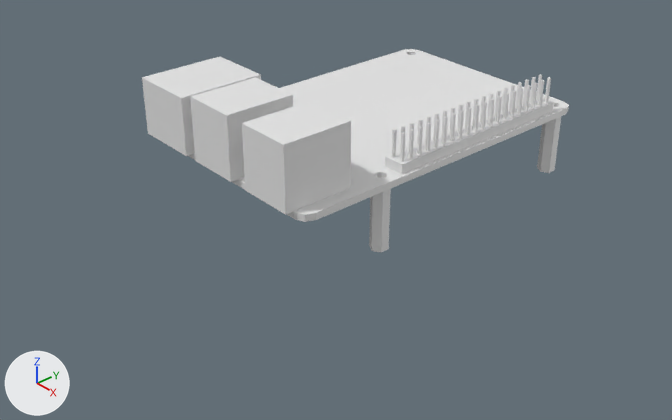
An edit to the Blender file robot_2.blend, drawn before and after from the same camera.
The view is the same before and after, from a 50 mm lens placed at (14.93, -14.0, 8.88), pointed at (0.24, -1.22, -1.92). The lights are fixed; the arrows at lower left show +X, +Y and +Z.

The older version as bpy lines, for what is in view:
```python
me_16mm_standoffs = bpy.data.meshes.new('16Mm-Standoffs')
me_16mm_standoffs.from_pydata(...)  # a 6-sided cylinder along z spanning x 2.26..2.64, y 3.68..4.12, z -1.68..-0.08; a 6-sided cylinder along z spanning x 2.26..2.64, y -2.12..-1.68, z -1.68..-0.08; a 6-sided cylinder along z spanning x -2.64..-2.26, y -2.12..-1.68, z -1.68..-0.08; a 6-sided cylinder along z spanning x -2.64..-2.26, y 3.68..4.12, z -1.68..-0.08
me_pi = bpy.data.meshes.new('Pi')
me_pi.from_pydata(...)  # 620 vertices, 1360 faces; spans x -2.8..2.8, y -4.46..4.25, z -0.08..1.56
ob_16mm_standoffs = bpy.data.objects.new('16Mm-Standoffs', me_16mm_standoffs)
ob_16mm_standoffs.location = (0.0, 0.0, 0.0)
ob_pi = bpy.data.objects.new('Pi', me_pi)
ob_pi.location = (0.0, 0.0, 0.0)
```
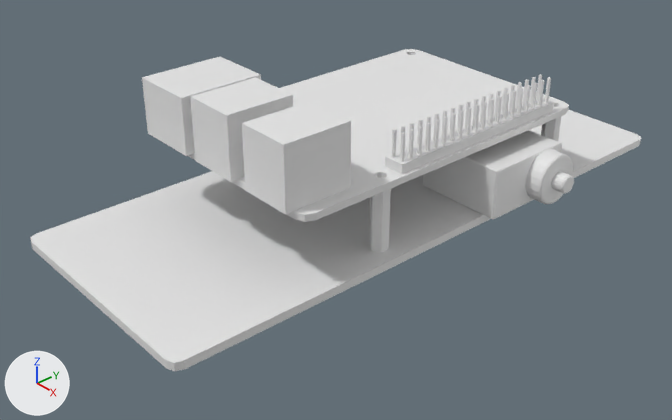
Commit message: added some motors to design 2

Changed parts and their boxes [x1, y1, x2, y2] in the pictures (672 x 420 px):
'Cube', added: after [31, 110, 641, 371]
'Dc-Motor-In-Servo-Body', added: after [423, 130, 574, 219]

The change, as a diff of the scene's bpy script:
```diff
--- a/robot_2.blend.py
+++ b/robot_2.blend.py
@@ me_cube_001 @@
+me_cube_001.from_pydata(...)  # 24 vertices, 14 faces; spans x -3.0..3.0, y -7.5..7.5, z -0.1..0.1
@@ me_dc_motor_in_servo_body @@
+me_dc_motor_in_servo_body.from_pydata(...)  # 209 vertices, 410 faces; spans x -1.16..1.16, y -0.63..0.63, z -1.15..1.9
@@ ob_cube @@
+ob_cube = bpy.data.objects.new('Cube', me_cube_001)
+ob_cube.location = (0.0, 0.0, -1.78)
@@ ob_dc_motor_in_servo_body @@
+ob_dc_motor_in_servo_body = bpy.data.objects.new('Dc-Motor-In-Servo-Body', me_dc_motor_in_servo_body)
+ob_dc_motor_in_servo_body.location = (2.15, 2.04, -1.05)
+ob_dc_motor_in_servo_body.rotation_euler = (1.571, 0.0, 7.854)  # degrees (90, 0, 90)
```
